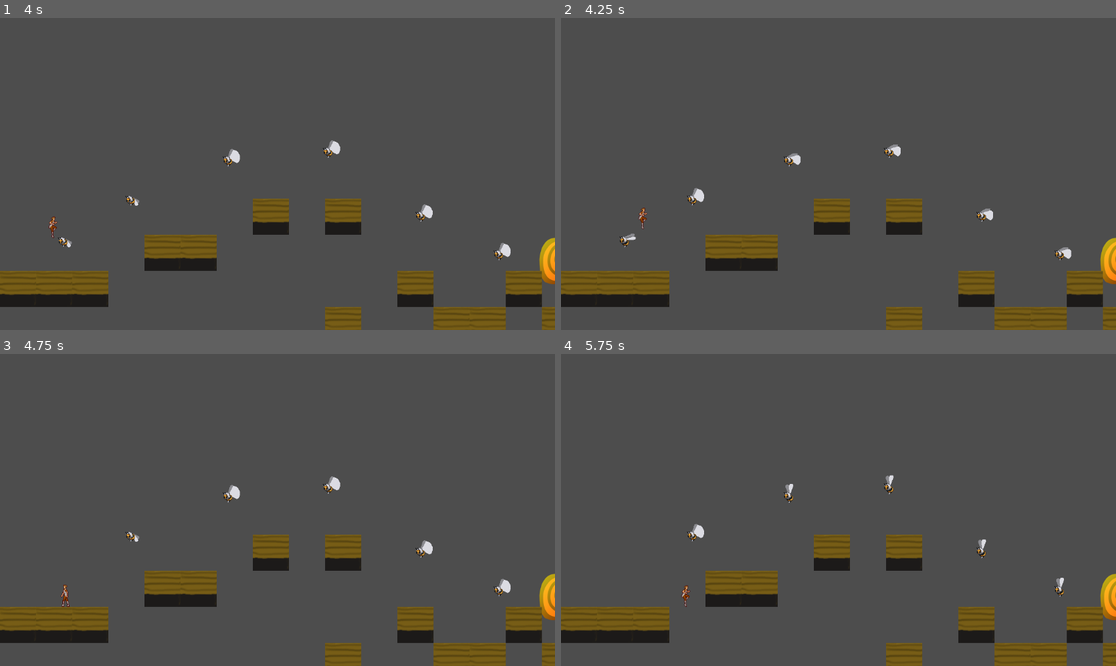
Above: before the commit, frames 1-4 (two rows, left to right).
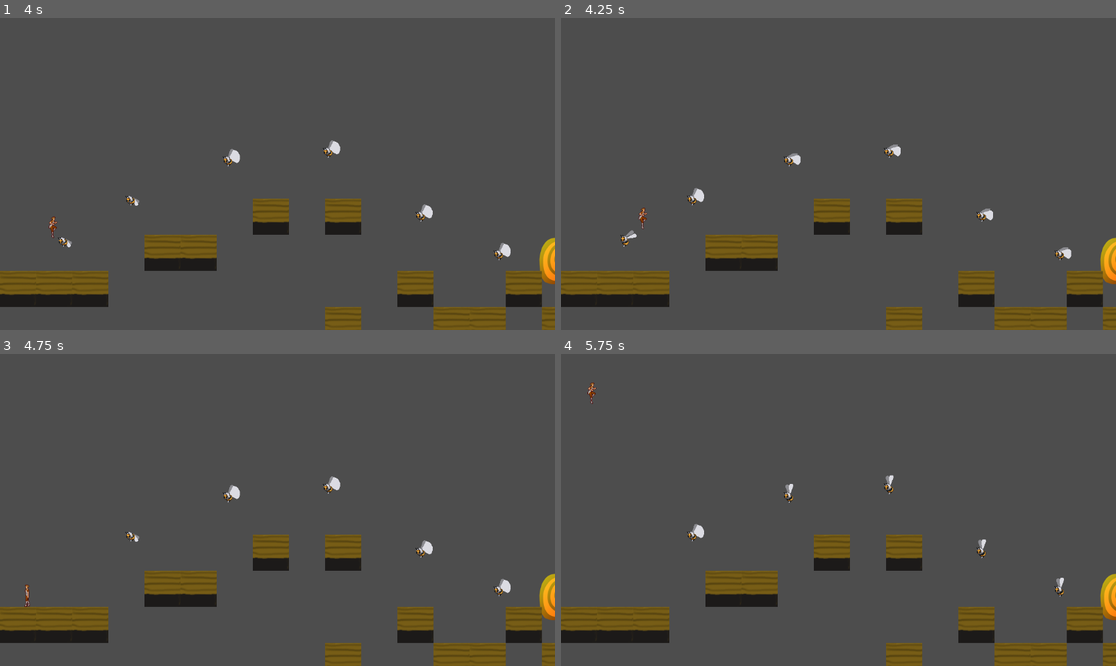
Above: after the commit, the same moments.

Repository: SkyeM33/2D-Platformer
Game: Godot game, scene res://Levels/level_4.tscn
Same seed, same stepped clock (60 frames per second), same inputs: the game is played once before the commit and once after it. This scene is started directly instead of the project's main scene.
Inputs:
- Up to frame 1 (4 s): hold D (Right) 0.53-2.03 s; tap Space (Jump) at 0.77, 1.52, 3.02, 3.77 s; hold A (Left) 2.03-2.78 s; hold D (Right) from 2.78 s (still down)
- Up to frame 2 (4.25 s): keep holding D (Right)
- Up to frame 3 (4.75 s): release D (Right) at 4.28 s; hold A (Left) from 4.28 s (still down); tap Space (Jump) at 4.52 s
- Up to frame 4 (5.75 s): release A (Left) at 5.03 s; hold D (Right) from 5.03 s (still down)

Frame 1 is identical in both runs. In frame 2, less than 0.1% of the frame differs, in the area x 10-14%, y 67-74%; in frame 3, 0.1%, in the area x 4-13%, y 73-82%; in frame 4, 0.1%.

Commit message:
Enemy deaths

Diff:
--- a/Enemies/bee.tscn
+++ b/Enemies/bee.tscn
@@ -99,7 +99,7 @@
 }],
 "loop": false,
 "name": &"Dying",
-"speed": 5.0
+"speed": 9.0
 }, {
 "frames": [{
 "duration": 1.0,
@@ -150,8 +150,10 @@
 
 [node name="AnimatedSprite2D" type="AnimatedSprite2D" parent="."]
 sprite_frames = SubResource("SpriteFrames_xw2kd")
-animation = &"Moving"
+animation = &"Dying"
 autoplay = "Moving"
+frame = 2
+frame_progress = 1.0
 
 [node name="CollisionShape2D" type="CollisionShape2D" parent="."]
 position = Vector2(-1, 0.5)
--- a/Enemies/boar_3.gd
+++ b/Enemies/boar_3.gd
@@ -1,16 +1,35 @@
 extends CharacterBody2D
 
 var Player = get_node_or_null("/root/Game/Player")
+@onready var SM = $StateMachine
 
 func ready():
 	$Boar.animation = "Idle"
 
 
 func _on_above_body_entered(body):
-	queue_free()
+	SM.set_state("Dying")
+	$Boar.animation = "Dying"
 
 
 func _on_body_body_entered(body):
 	if body.name != "Boar 3":
 		body.die()
 		$Boar.animation = "Attacking"
+		SM.set_state("Attack")
+
+
+
+
+
+
+
+
+func _on_boar_animation_finished():
+	if SM.state_name == "Attack":
+		$Boar.animation = "Idle"
+		SM.set_state("Move")
+	if SM.state_name == "Move":
+		$Boar.animation = "Idle"
+	if SM.state_name == "Dying":
+		queue_free()
--- a/Enemies/boar_3.tscn
+++ b/Enemies/boar_3.tscn
@@ -1,9 +1,11 @@
-[gd_scene load_steps=22 format=3 uid="uid://3ekipwe3voqp"]
+[gd_scene load_steps=28 format=3 uid="uid://3ekipwe3voqp"]
 
 [ext_resource type="Script" path="res://Enemies/boar_3.gd" id="1_c2dt8"]
 [ext_resource type="Texture2D" uid="uid://dxodqx37eaq4y" path="res://Assets/Mob/Boar/Run/Run-Sheet.png" id="1_kk4jf"]
 [ext_resource type="Texture2D" uid="uid://1jic8y0n6ksp" path="res://Assets/Mob/Boar/Hit-Vanish/Hit-Sheet.png" id="2_g10vl"]
 [ext_resource type="Texture2D" uid="uid://cdbb17kqlek4e" path="res://Assets/Mob/Boar/Idle/Idle-Sheet.png" id="3_ni1h1"]
+[ext_resource type="Texture2D" uid="uid://cfy3krk6yes2o" path="res://Assets/Mob/Boar/Walk/Walk-Base-Sheet.png" id="4_rh5gd"]
+[ext_resource type="Script" path="res://State Machine/StateMachine.gd" id="5_qv86j"]
 
 [sub_resource type="AtlasTexture" id="AtlasTexture_dg73g"]
 atlas = ExtResource("1_kk4jf")
@@ -16,6 +18,22 @@
 [sub_resource type="AtlasTexture" id="AtlasTexture_gioyy"]
 atlas = ExtResource("2_g10vl")
 region = Rect2(0, 0, 48, 32)
+
+[sub_resource type="AtlasTexture" id="AtlasTexture_0sb0m"]
+atlas = ExtResource("4_rh5gd")
+region = Rect2(48, 0, 48, 32)
+
+[sub_resource type="AtlasTexture" id="AtlasTexture_1p00h"]
+atlas = ExtResource("4_rh5gd")
+region = Rect2(96, 0, 48, 32)
+
+[sub_resource type="AtlasTexture" id="AtlasTexture_57jed"]
+atlas = ExtResource("4_rh5gd")
+region = Rect2(144, 0, 48, 32)
+
+[sub_resource type="AtlasTexture" id="AtlasTexture_os6jn"]
+atlas = ExtResource("4_rh5gd")
+region = Rect2(192, 0, 48, 32)
 
 [sub_resource type="AtlasTexture" id="AtlasTexture_7w8l7"]
 atlas = ExtResource("3_ni1h1")
@@ -75,6 +93,23 @@
 }, {
 "frames": [{
 "duration": 1.0,
+"texture": SubResource("AtlasTexture_0sb0m")
+}, {
+"duration": 1.0,
+"texture": SubResource("AtlasTexture_1p00h")
+}, {
+"duration": 1.0,
+"texture": SubResource("AtlasTexture_57jed")
+}, {
+"duration": 1.0,
+"texture": SubResource("AtlasTexture_os6jn")
+}],
+"loop": false,
+"name": &"Dying",
+"speed": 7.0
+}, {
+"frames": [{
+"duration": 1.0,
 "texture": SubResource("AtlasTexture_7w8l7")
 }, {
 "duration": 1.0,
@@ -128,8 +163,10 @@
 
 [node name="Boar" type="AnimatedSprite2D" parent="."]
 sprite_frames = SubResource("SpriteFrames_s2w3y")
-animation = &"Idle"
+animation = &"Dying"
 autoplay = "Idle"
+frame = 3
+frame_progress = 1.0
 
 [node name="CollisionShape2D" type="CollisionShape2D" parent="."]
 position = Vector2(-0.5, 2.5)
@@ -147,5 +184,9 @@
 position = Vector2(-1.5, 3)
 shape = SubResource("RectangleShape2D_irql3")
 
+[node name="StateMachine" type="Node" parent="."]
+script = ExtResource("5_qv86j")
+
+[connection signal="animation_finished" from="Boar" to="." method="_on_boar_animation_finished"]
 [connection signal="body_entered" from="Above" to="." method="_on_above_body_entered"]
 [connection signal="body_entered" from="Body" to="." method="_on_body_body_entered"]
